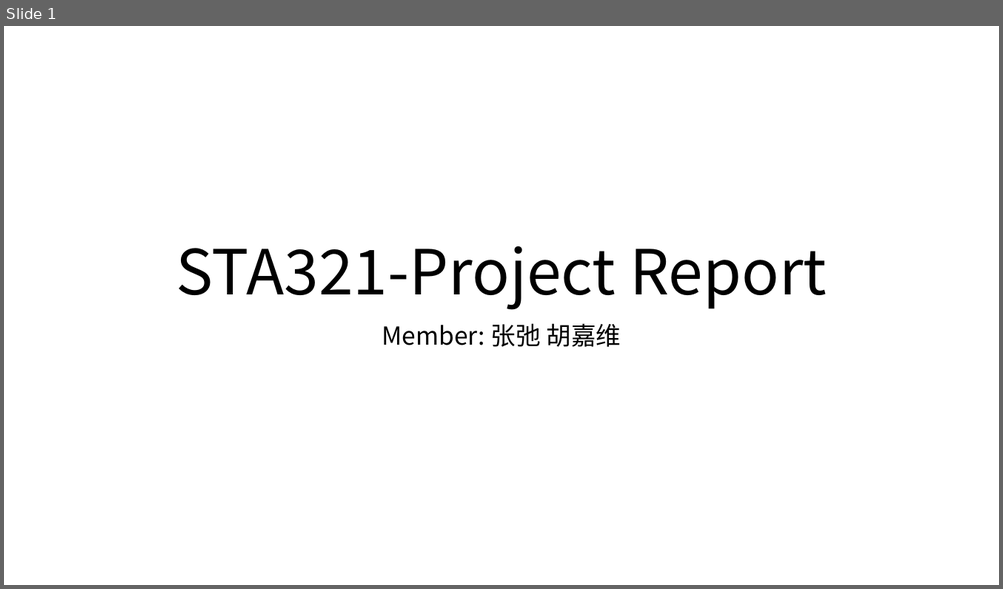
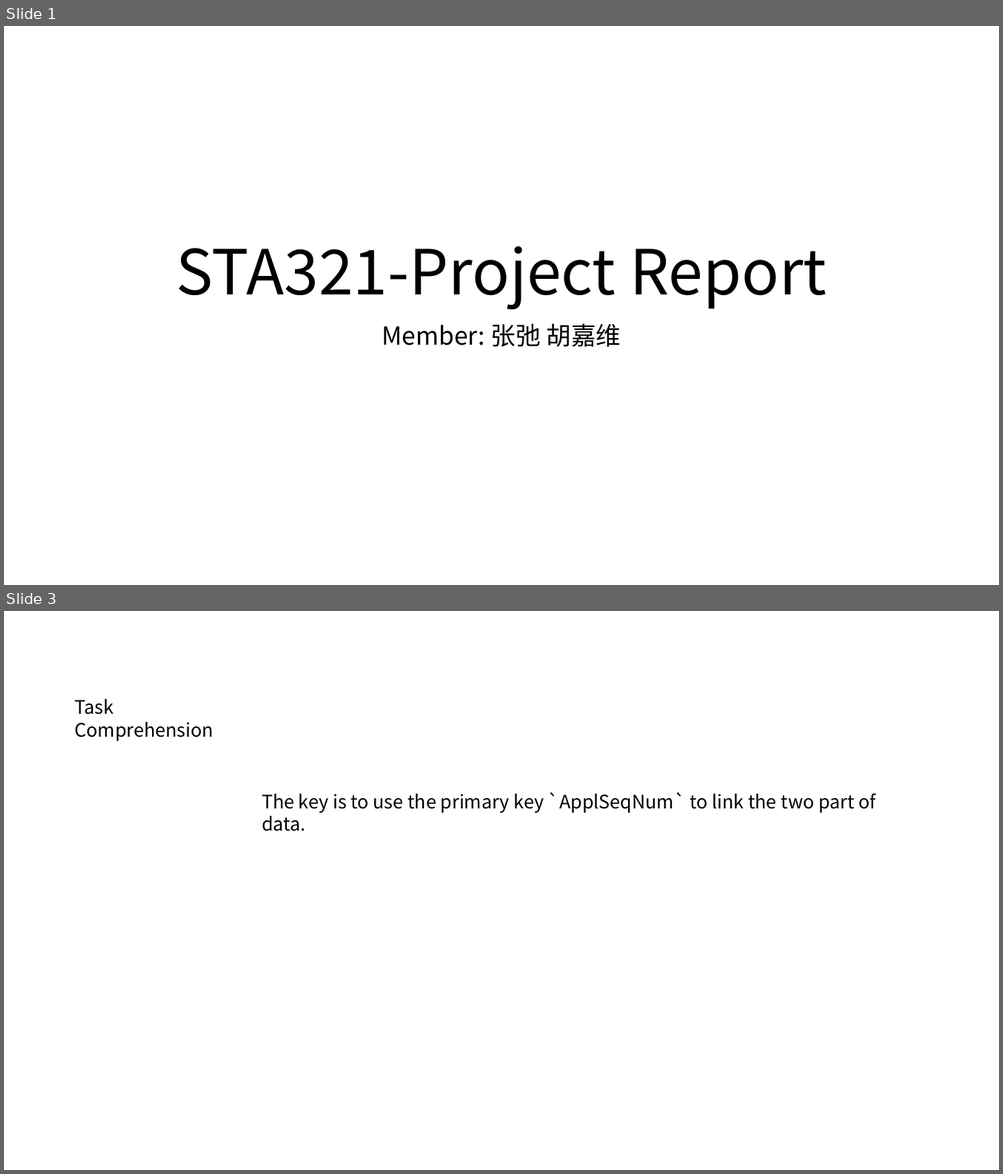
Before and after one commit to EXID-G/STA321-hdfs-proj, a slide deck: projreport/ppt.pptx. Shown one above the other, each under a label of ours: slide 1 before the commit, slides 1 and 3 after it; the slides between them are not shown. The pictures are 1003x589 and 1003x1174 pixels, drawn with LibreOffice and Linux fonts; fonts in the diff are those of the drawing. Boxes give left, top, right and bottom in pixels: in the first picture for what was removed or moved away, otherwise in the second. Text is boxed around its words. In the diff, an @@ line names an element or a change of style, - is before the commit and + after.

```diff
--- a/projreport/ppt.pptx
+++ b/projreport/ppt.pptx
@@ slide 3 added at [4, 611, 999, 1170], background #FFFFFF @@
@@ text added at [74, 699, 213, 741], 18 pt, text #000000 @@
+Task Comprehension
@@ text added at [262, 792, 875, 813], 18 pt, text #000000 @@
+The key is to use the primary key `ApplSeqNum` to link the two part of data.
```
Also in this commit, not shown: 1 slide changed, 6 other slides added, 1 slide removed, 2 other files.
